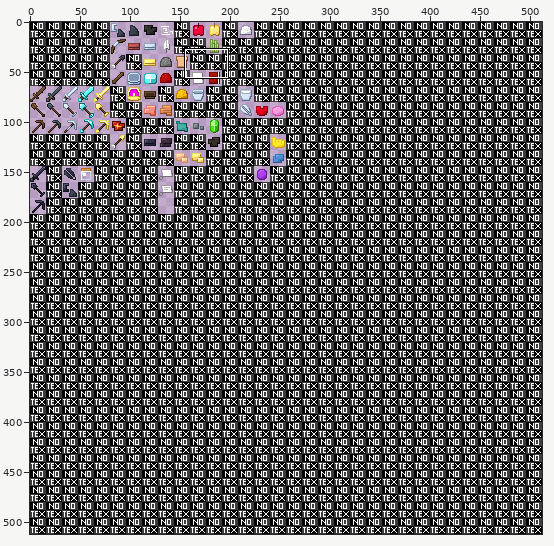
Sprite sheet: gui/items.png. Above, an overview of the earlier version with the close-up marked.
Close-up. As it was:
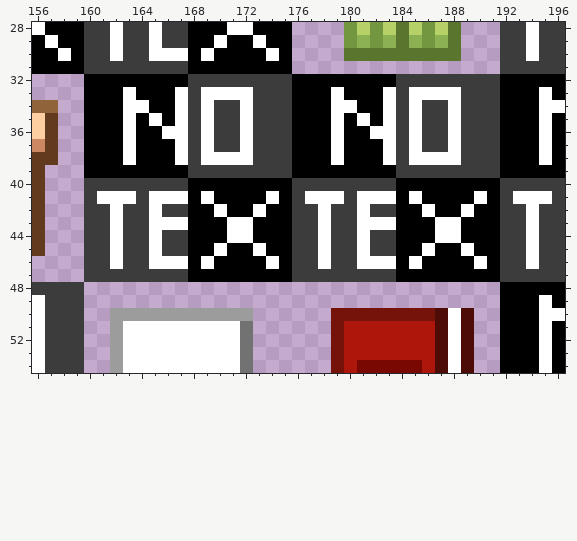
The file is 512x512 pixels. Colours within 5 levels of each other are drawn and written as one. Shown: x 156..196, y 28..54.
The result:
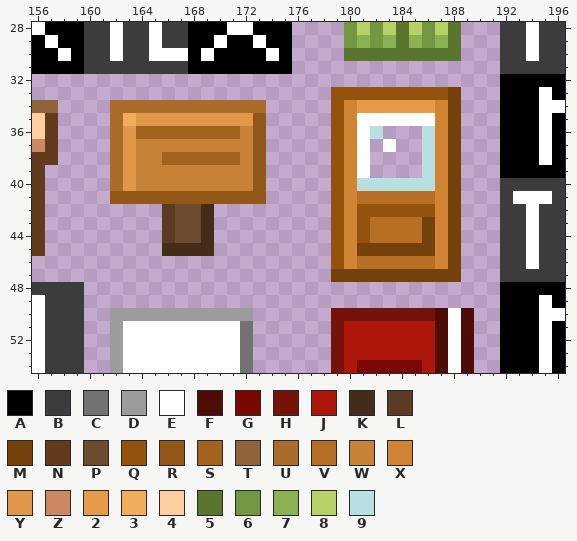
Palette (. is transparent): A #000000  B #3c3c3c  C #727272  D #9c9c9c  E #ffffff  F #4e0c07  G #790900  H #75120a  J #ad170b  K #452c18  L #5a3c24  M #74410a  N #623b1f  P #6d4b2f  Q #94530d  R #935717  S #a3631e  T #91633b  U #a96c2a  V #b66f23  W #c88238  X #d08434  Y #e19749  Z #cc8862  2 #e79a48  3 #f2ad5c  4 #fdcfa0  5 #5a762e  6 #739740  7 #8bb152  8 #b6d167  9 #b9e0e1
Author's note on the commit: Updated Oak Door and Sign items
What changed:
Changed rows in their new state; - is an unchanged pixel.
first column x 160:
32 ................................
33 ...................QQQQQQQQQM...
34 ..UUUUUUUUUUUU.....QX222222XM...
35 ..U3YYYYYYYYYR.....QX-E-E-EXM...
36 ..UYSSSSSSSSWR.....QXE9...9XM...
37 ..UYWWWWWWWWWR.....QXE.-..9XM...
38 ..UYWWSSSSSSWR.....QXE....9XM...
39 ..UYWWWWWWWWWR.....QXE....9XM...
40 ..UYWWWWWWWWWR.....QX999999XM...
41 ..RRRRRRRRRRRR.....QXVVVVVVXM...
42 ......LPPK.........QXQQQQQQXM...
43 ......LPPK.........QXQVVVVMXM...
44 ......LPPK.........QXQVVVVMXM...
45 ......KKKK.........QXMMMMMMXM...
46 ...................QXVVVVVVXM...
47 ...................MMMMMMMMMM...
Pixel boxes of the changes (left, top, right, bottom) in both close-ups:
changed: (84, 74, 500, 282)
